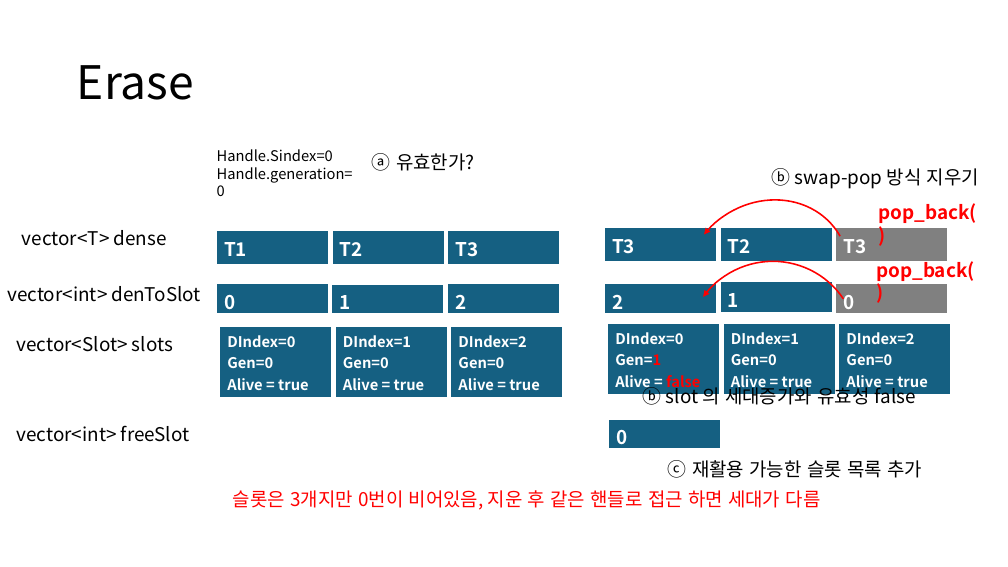
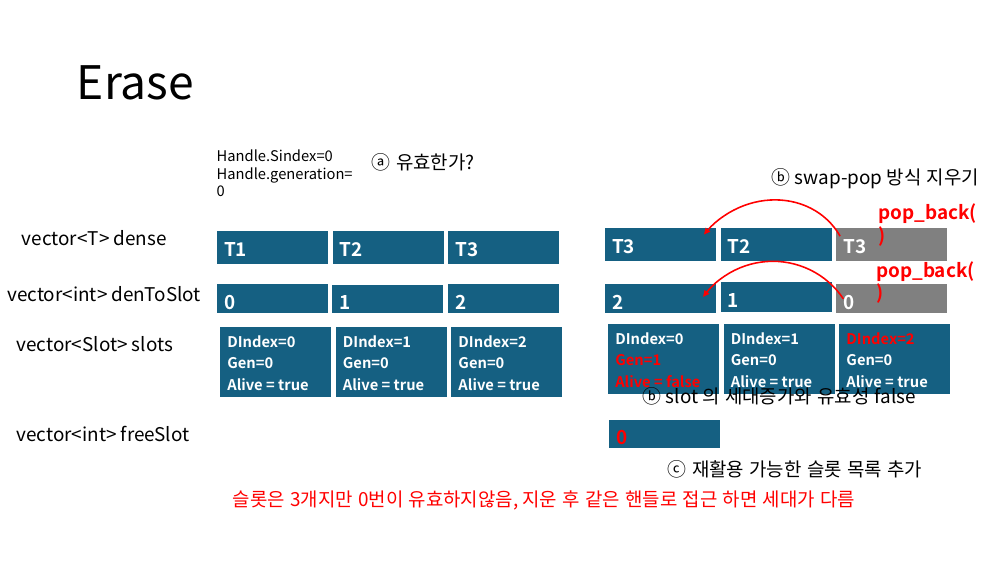
Before and after one commit to ldw9981/DataStructureAndAlgorithm, a slide deck: slide 5 of Documents/SlotMap.pptx. Drawn at 1008x567 pixels with LibreOffice and Linux fonts; fonts in the diff are those of the drawing. Boxes give left, top, right and bottom in pixels: in the first picture for what was removed or moved away, otherwise in the second. Text is boxed around its words. In the diff, an @@ line names an element or a change of style, - is before the commit and + after.

Commit message:
update

```diff
--- a/Documents/SlotMap.pptx
+++ b/Documents/SlotMap.pptx
@@ table at <box>608,324,720,395</box> @@
@@ text colour #FFFFFF to #FF0000 in "Gen=1", "Alive =" @@
@@ table at <box>839,324,951,395</box> @@
@@ text colour #FFFFFF to #FF0000 in "DIndex=2" @@
@@ table at <box>609,419,721,454</box> @@
@@ text colour #FFFFFF to #FF0000 @@
@@ text at <box>233,490,855,510</box>: text changed @@
-슬롯은 3개지만 0번이 비어있음, 지운 후 같은 핸들로 접근 하면 세대가 다름
+슬롯은 3개지만 0번이 유효하지않음, 지운 후 같은 핸들로 접근 하면 세대가 다름
```
Also in this commit, not shown: 1 other slide changed.
